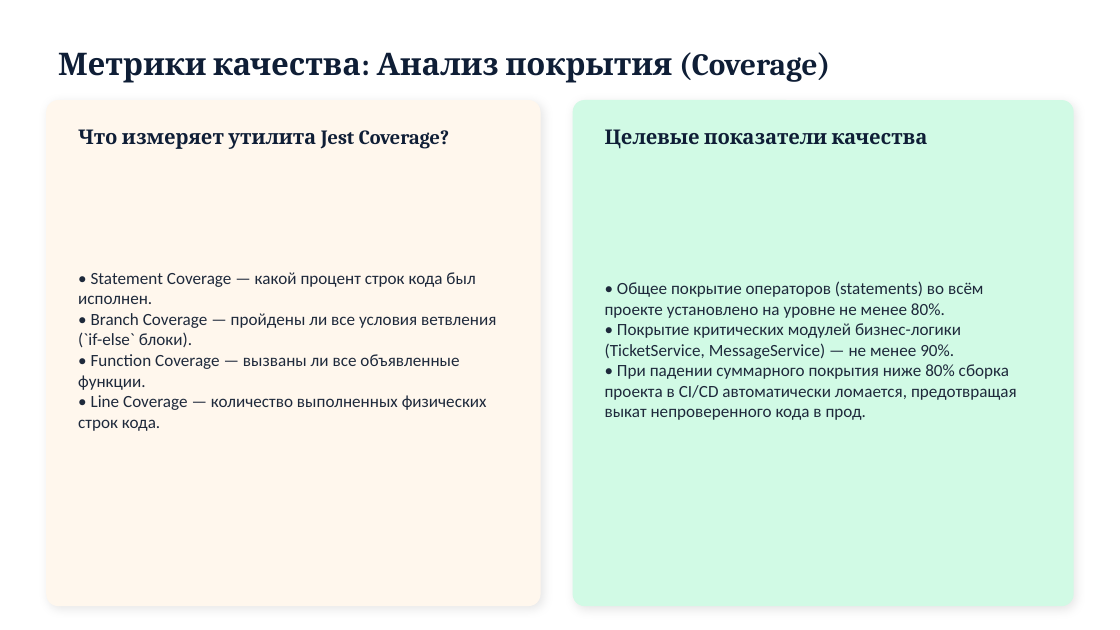
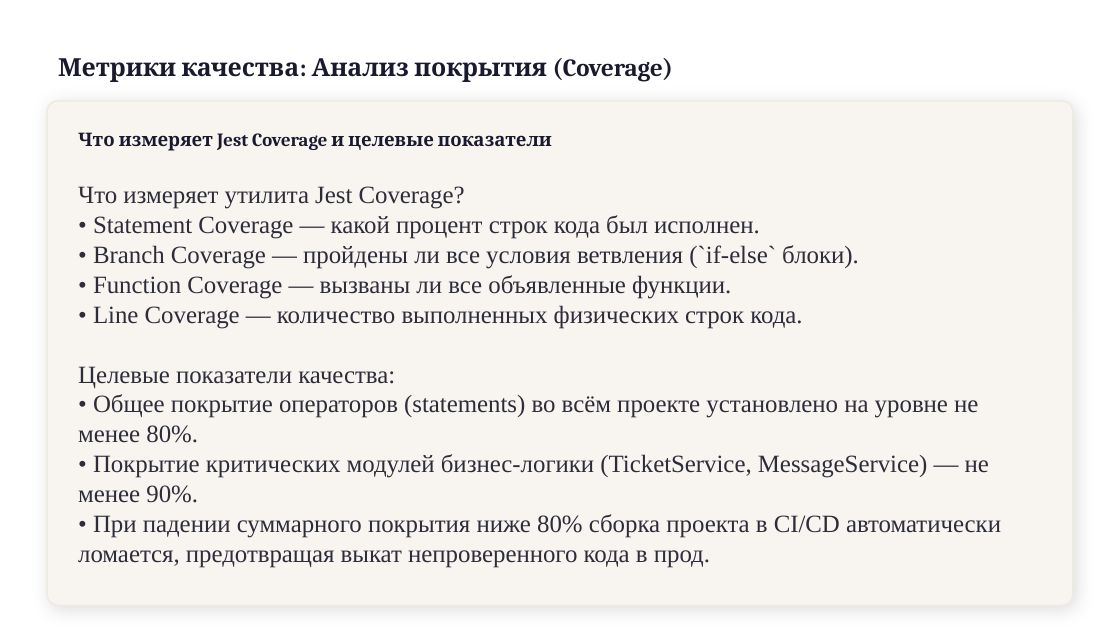
Before and after one commit to x2latte/tppo-presentation-hub--3-, a slide deck: slide 12 of presentations/output/P6_Тестирование.pptx (slide 11 before the commit). Drawn at 1120x630 pixels with LibreOffice and Linux fonts; fonts in the diff are those of the drawing. Boxes give left, top, right and bottom in pixels: in the first picture for what was removed or moved away, otherwise in the second. Text is boxed around its words. In the diff, an @@ line names an element or a change of style, - is before the commit and + after.

```diff
--- a/presentations/output/P6_Тестирование.pptx
+++ b/presentations/output/P6_Тестирование.pptx
@@ text "Метрики качества: Анализ покрытия (Coverage)" at bbox=[58, 58, 673, 82]: size 20 to 16 pt, text colour #0F1E36 to #1A1A2E @@
@@ rounded rectangle removed at bbox=[47, 101, 540, 605] @@
@@ rounded rectangle added at bbox=[47, 101, 1073, 605], fill #F8F4F0, outline #EFEAE3 1 pt @@
@@ rounded rectangle removed at bbox=[573, 101, 1073, 605] @@
@@ text at bbox=[78, 132, 552, 151]: text changed; size 13 to 12 pt; text colour #0F1E36 to #1A1A2E @@
-Что измеряет утилита Jest Coverage?
+Что измеряет Jest Coverage и целевые показатели
@@ text removed at bbox=[605, 129, 928, 149] @@
-Целевые показатели качества
@@ text "Что измеряет утилита Jest Coverage?": place and size @@
-text "Что измеряет утилита Jest Coverage?" at bbox=[605, 281, 1017, 420]
+text "Что измеряет утилита Jest Coverage?" at bbox=[78, 186, 1001, 568]
@@ text "Что измеряет утилита Jest Coverage?" at bbox=[78, 186, 1001, 568]: vertical alignment middle to top @@
@@ text at bbox=[78, 186, 859, 389]: paragraphs added @@
+Что измеряет утилита Jest Coverage?
+• Statement Coverage — какой процент строк кода был исполнен.
+• Branch Coverage — пройдены ли все условия ветвления (`if-else` блоки).
+• Function Coverage — вызваны ли все объявленные функции.
+• Line Coverage — количество выполненных физических строк кода.
+Целевые показатели качества:
@@ text removed at bbox=[78, 272, 496, 431] @@
-• Statement Coverage — какой процент строк кода был исполнен.
-• Branch Coverage — пройдены ли все условия ветвления (`if-else` блоки).
-• Function Coverage — вызваны ли все объявленные функции.
-• Line Coverage — количество выполненных физических строк кода.
@@ text at bbox=[78, 394, 1001, 568]: size 11 to 16 pt, font Calibri to Times New Roman, text colour #1E293B to #2D2D3A in "• Общее покрытие операторов (statements) во всём ...", "• Покрытие критических модулей бизнес-логики (TicketService, ...", "• При падении суммарного покрытия ниже 80% ..." @@
```
Also in this commit, not shown: 13 other slides changed, 1 slide added, 12 other files.
